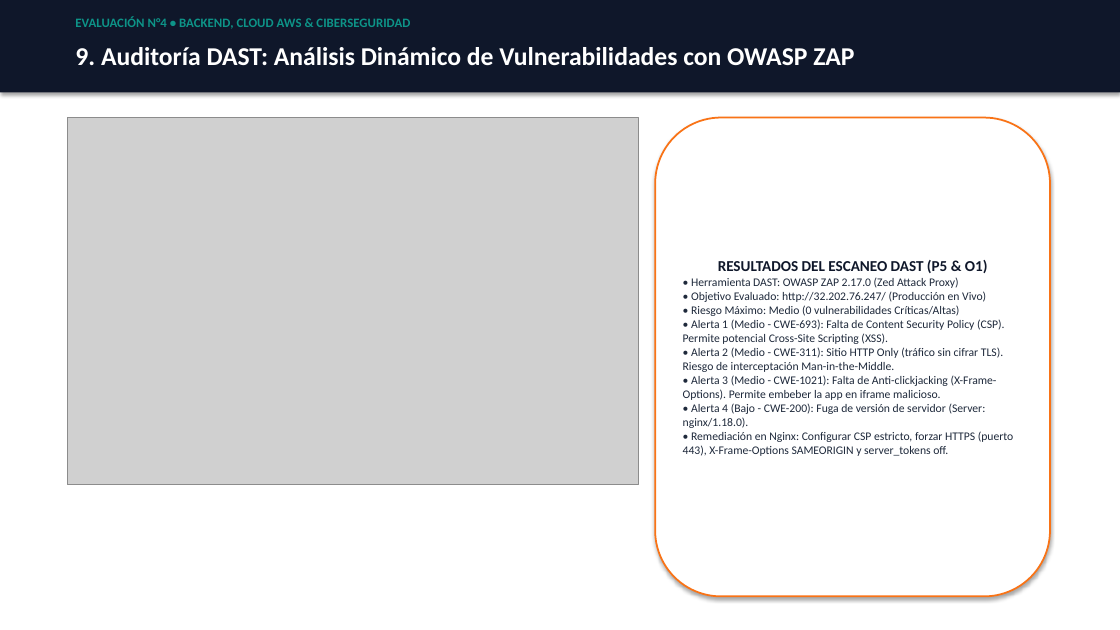
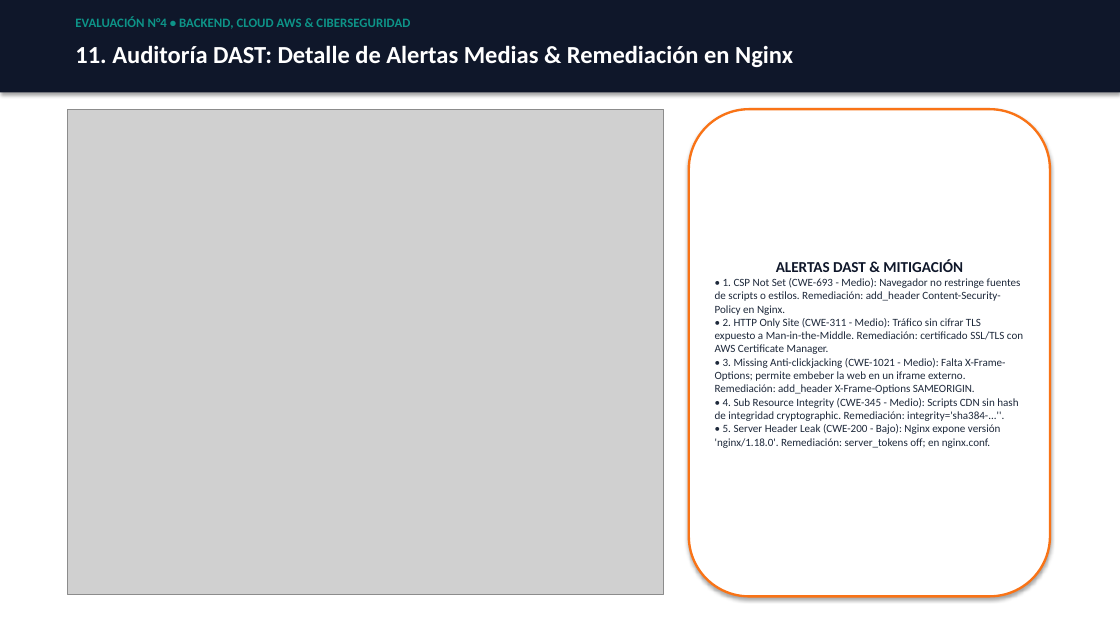
Before and after one commit to sebatmail/AWS-BACKEND-4, a slide deck: slide 12 of docs/PRESENTACION_EVALUACION_4_SEBASTIAN_TORRES.pptx (slide 10 before the commit). Drawn at 1120x630 pixels with LibreOffice and Linux fonts; fonts in the diff are those of the drawing; grey boxes stand for pictures. Boxes give left, top, right and bottom in pixels: in the first picture for what was removed or moved away, otherwise in the second. Text is boxed around its words. In the diff, an @@ line names an element or a change of style, - is before the commit and + after.

Commit message:
docs: embed authentic SonarQube and OWASP ZAP screenshots in presentation and evidence docs

```diff
--- a/docs/PRESENTACION_EVALUACION_4_SEBASTIAN_TORRES.pptx
+++ b/docs/PRESENTACION_EVALUACION_4_SEBASTIAN_TORRES.pptx
@@ text at box(75, 45, 793, 67): text changed; size 22 to 21 pt @@
-9. Auditoría DAST: Análisis Dinámico de Vulnerabilidades con OWASP ZAP
+11. Auditoría DAST: Detalle de Alertas Medias & Remediación en Nginx
@@ picture: place and size @@
-picture at box(67, 118, 639, 485)
+picture at box(67, 109, 664, 595)
@@ rounded rectangle "ALERTAS DAST & MITIGACIÓN": place and size @@
-rounded rectangle "ALERTAS DAST & MITIGACIÓN" at box(655, 118, 1050, 597)
+rounded rectangle "ALERTAS DAST & MITIGACIÓN" at box(689, 109, 1050, 597)
@@ rounded rectangle "ALERTAS DAST & MITIGACIÓN" at box(689, 109, 1050, 597): outline #F97316 1.5 pt to #F97316 2 pt @@
@@ text in rounded rectangle at box(715, 259, 1023, 448): text changed; size 10 to 9.5 pt @@
-RESULTADOS DEL ESCANEO DAST (P5 & O1)
-• Herramienta DAST: OWASP ZAP 2.17.0 (Zed Attack Proxy)
-• Objetivo Evaluado: http://32.202.76.247/ (Producción en Vivo)
-• Riesgo Máximo: Medio (0 vulnerabilidades Críticas/Altas)
-• Alerta 1 (Medio - CWE-693): Falta de Content Security Policy (CSP). Permite potencial Cross-Site Scripting (XSS).
-• Alerta 2 (Medio - CWE-311): Sitio HTTP Only (tráfico sin cifrar TLS). Riesgo de interceptación Man-in-the-Middle.
-• Alerta 3 (Medio - CWE-1021): Falta de Anti-clickjacking (X-Frame-Options). Permite embeber la app en iframe malicioso.
-• Alerta 4 (Bajo - CWE-200): Fuga de versión de servidor (Server: nginx/1.18.0).
-• Remediación en Nginx: Configurar CSP estricto, forzar HTTPS (puerto 443), X-Frame-Options SAMEORIGIN y server_tokens off.
+ALERTAS DAST & MITIGACIÓN
+• 1. CSP Not Set (CWE-693 - Medio): Navegador no restringe fuentes de scripts o estilos. Remediación: add_header Content-Security-Policy en Nginx.
+• 2. HTTP Only Site (CWE-311 - Medio): Tráfico sin cifrar TLS expuesto a Man-in-the-Middle. Remediación: certificado SSL/TLS con AWS Certificate Manager.
+• 3. Missing Anti-clickjacking (CWE-1021 - Medio): Falta X-Frame-Options; permite embeber la web en un iframe externo. Remediación: add_header X-Frame-Options SAMEORIGIN.
+• 4. Sub Resource Integrity (CWE-345 - Medio): Scripts CDN sin hash de integridad cryptographic. Remediación: integrity='sha384-...''.
+• 5. Server Header Leak (CWE-200 - Bajo): Nginx expone versión 'nginx/1.18.0'. Remediación: server_tokens off; en nginx.conf.
```
Also in this commit, not shown: 10 other slides changed, 4 slides added, 2 slides removed, 5 other files.
